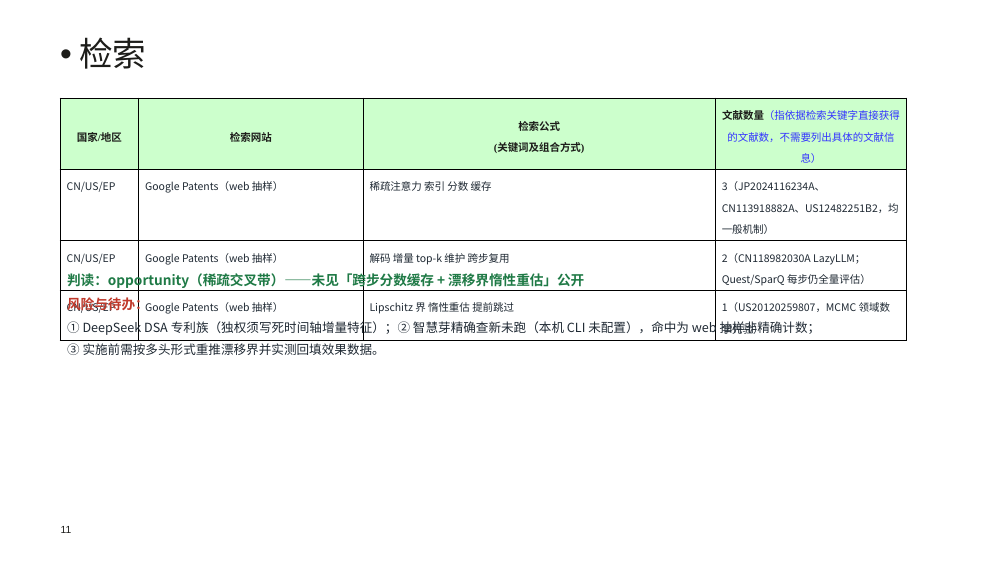
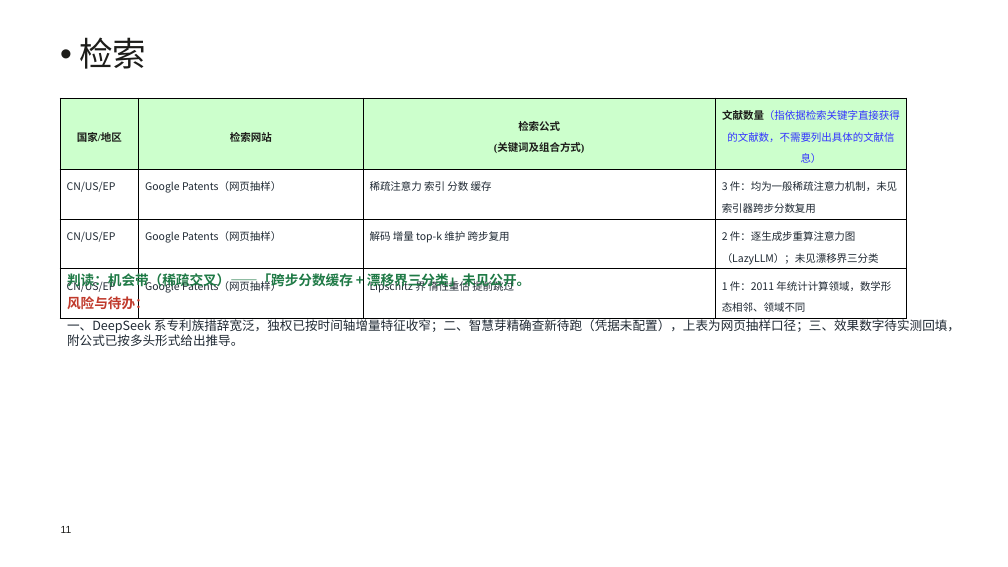
Before and after one commit to sunchendd/patent-ideas, a slide deck: slide 11 of workspace/lazy-topk-indexer/评审材料.pptx. Drawn at 1008x567 pixels with LibreOffice and Linux fonts; fonts in the diff are those of the drawing; background and template pictures are left out. Boxes give left, top, right and bottom in pixels: in the first picture for what was removed or moved away, otherwise in the second. Text is boxed around its words. In the diff, an @@ line names an element or a change of style, - is before the commit and + after.

Commit message:
update lazy-topk-indexer 评审材料：按评审叙事重写（白话背景/对比表/前后流程图/公式转图/走例/数字卡片/防什么保护点），新增 4 张图

```diff
--- a/workspace/lazy-topk-indexer/评审材料.pptx
+++ b/workspace/lazy-topk-indexer/评审材料.pptx
@@ table at <box>60,98,906,316</box> @@
-row 2, column 2: Google Patents（web 抽样）
+row 2, column 2: Google Patents（网页抽样）
-row 2, column 4: 3（JP2024116234A、CN113918882A、US12482251B2，均一般机制）
+row 2, column 4: 3 件：均为一般稀疏注意力机制，未见索引器跨步分数复用
-row 3, column 2: Google Patents（web 抽样）
+row 3, column 2: Google Patents（网页抽样）
-row 3, column 4: 2（CN118982030A LazyLLM；Quest/SparQ 每步仍全量评估）
+row 3, column 4: 2 件：逐生成步重算注意力图（LazyLLM）；未见漂移界三分类
-row 4, column 2: Google Patents（web 抽样）
+row 4, column 2: Google Patents（网页抽样）
-row 4, column 4: 1（US20120259807，MCMC 领域数学先验）
+row 4, column 4: 1 件：2011 年统计计算领域，数学形态相邻、领域不同
@@ text at <box>67,272,530,290</box>: text changed @@
-判读：opportunity（稀疏交叉带）——未见「跨步分数缓存 + 漂移界惰性重估」公开
+判读：机会带（稀疏交叉）——「跨步分数缓存 + 漂移界三分类」未见公开。
@@ text at <box>67,295,149,313</box>: less space between paragraphs @@
@@ text at <box>67,316,960,346</box>: text changed @@
-① DeepSeek DSA 专利族（独权须写死时间轴增量特征）；② 智慧芽精确查新未跑（本机 CLI 未配置），命中为 web 抽样非精确计数；
-③ 实施前需按多头形式重推漂移界并实测回填效果数据。
+一、DeepSeek 系专利族措辞宽泛，独权已按时间轴增量特征收窄；二、智慧芽精确查新待跑（凭据未配置），上表为网页抽样口径；三、效果数字待实测回填，附公式已按多头形式给出推导。
```
Also in this commit, not shown: 9 other slides changed, 4 other files.
